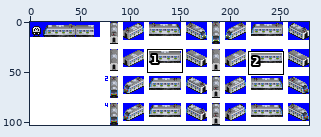
Sprite sheet: src/metro/Korail_392000/Korail_392000.png. The picture above shows the old version from afar; the outline marks the close-up.
Close-up. Old version:
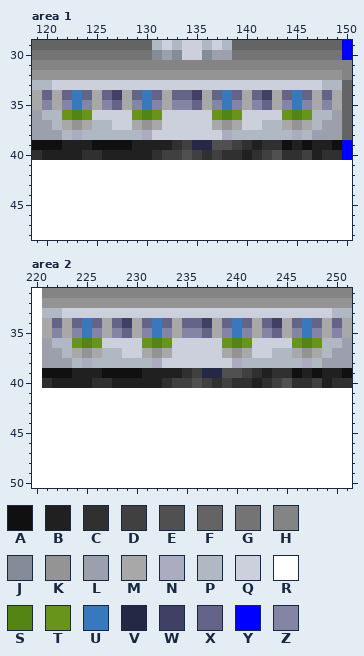
The file is 279x103 pixels. Colours within 5 levels of each other are drawn and written as one. Shown: area 1: x 119..150, y 29..48; area 2: x 220..251, y 31..50. The commit also changed other parts of the picture, which this record leaves out.
Palette (. is transparent): A #101010  B #202020  C #303030  D #404040  E #505050  F #646464  G #747474  H #848484  J #848c98  K #949494  L #9ca0ac  M #a8a8a8  N #acacc0  P #b0b8c4  Q #ccd0dc  R #ffffff  S #548414  T #68941c  U #3878bc  V #242844  W #404064  X #646488  Y #0000ff  Z #8484a4
After:
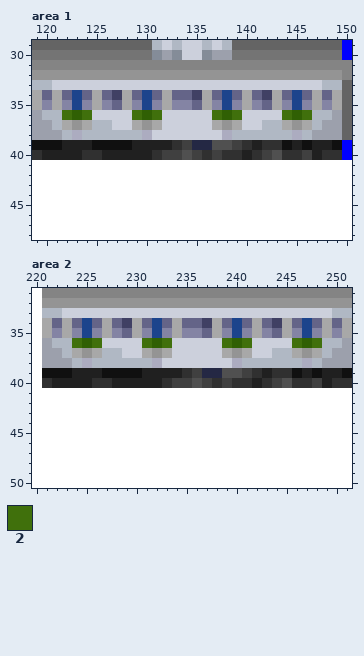
Colours new in this view: 2 #40700c
The edit:
{"colour":"S","old":"#548414","new":"#306004"}
{"colour":"U","old":"#3878bc","new":"#1c448c"}
{"where": "area 1"}
{"y":36,"x":122,"old":"T","new":"2"}
{"y":36,"x":124,"old":"T","new":"2"}
{"y":36,"x":129,"old":"T","new":"2"}
{"y":36,"x":131,"old":"T","new":"2"}
{"y":36,"x":137,"old":"T","new":"2"}
{"y":36,"x":139,"old":"T","new":"2"}
{"y":36,"x":144,"old":"T","new":"2"}
{"y":36,"x":146,"old":"T","new":"2"}
{"where": "area 2"}
{"y":36,"x":224,"old":"T","new":"2"}
{"y":36,"x":226,"old":"T","new":"2"}
{"y":36,"x":231,"old":"T","new":"2"}
{"y":36,"x":233,"old":"T","new":"2"}
{"y":36,"x":239,"old":"T","new":"2"}
{"y":36,"x":241,"old":"T","new":"2"}
{"y":36,"x":246,"old":"T","new":"2"}
{"y":36,"x":248,"old":"T","new":"2"}
